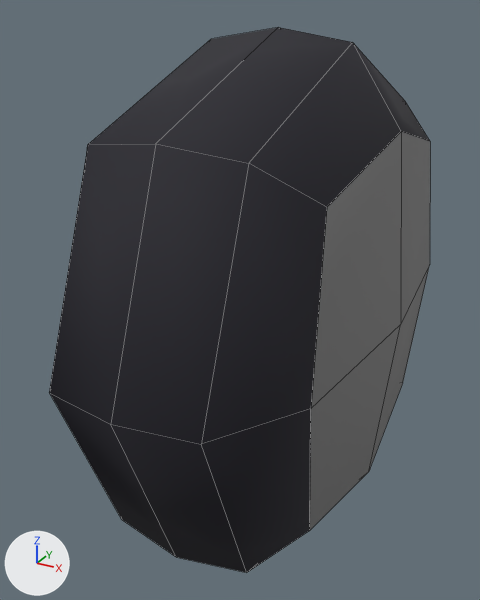
One commit to the OBJ model public/models/Wheels/Wheel.obj: the scene before it, then after it.
Both versions are drawn from a 50 mm lens placed at (2.078, -2.555, -0.339), pointed at (1.478, -1.464, -0.884). Every picture has the same lights, and +X, +Y and +Z are marked at lower left. Mesh edges are drawn as thin lines. Where no turn or scale is listed for an object, it has been applied to the vertices. Vertices at the same position are counted once.

Before the edit, the objects in view are built like this:
```python
mat_material_009 = principled_material('Material.009')
mat_material_009.texture = img_wheels_png
mat_material_009.roughness = 0.831
me_plane_004_plane_003 = bpy.data.meshes.new('Plane.004_Plane.003')
me_plane_004_plane_003.from_pydata(...)  # 44 vertices, 40 faces; spans x 1.27..1.801, y -1.947..-0.912, z -1.387..-0.37
me_plane_004_plane_003.materials.append(mat_material_009)  # picture img_wheels_png
# before: 8 (1.4, -1.069, -1.233), 9 (1.4, -1.79, -0.524) at pixel (87, 144), 10 (1.4, -1.069, -0.524), 11 (1.4, -1.79, -1.233) at pixel (121, 519), 13 (1.399, -1.43, -0.391) at pixel (211, 38)
# before: 14 (1.399, -1.43, -1.366), 21 (1.536, -1.053, -0.508), 22 (1.536, -1.053, -1.249), 23 (1.536, -1.806, -1.249) at pixel (176, 557), 24 (1.536, -1.806, -0.508) at pixel (155, 143)
# before: 30 (1.671, -1.79, -1.233) at pixel (246, 572), 32 (1.671, -1.79, -0.524) at pixel (248, 163), 33 (1.536, -1.43, -0.37) at pixel (278, 27), 34 (1.536, -1.43, -1.387), 35 (1.536, -1.947, -0.878) at pixel (110, 424)
# before: 39 (1.672, -1.926, -0.878) at pixel (201, 444), 42 (1.399, -1.43, -0.391) at pixel (211, 38), 43 (1.399, -1.43, -1.366)
ob_plane_004_plane_003 = bpy.data.objects.new('Plane.004_Plane.003', me_plane_004_plane_003)
ob_plane_004_plane_003.location = (0.0, 0.0, 0.0)
```
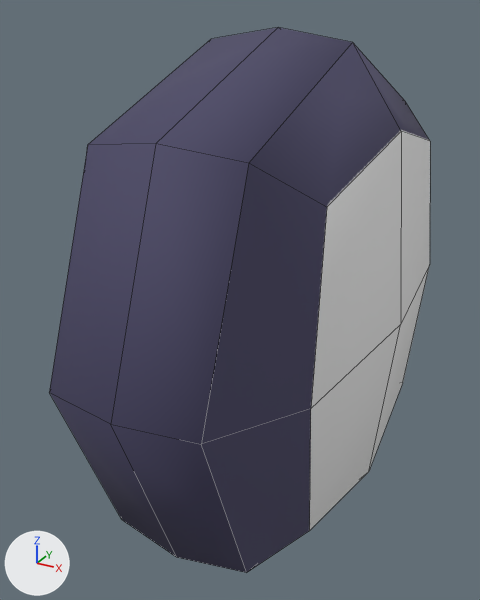
The newer file is also turned or shifted as a whole; pictures and numbers use the older file's frame.

Boxes [x1, y1, x2, y2] around the edits, measured in the pictures (480 x 600 px; the box of a moved part takes in the faces that stretch with it):
```json
{"object": "Plane.004_Plane.003", "change": "surface changed, reshaped", "before": [49, 27, 430, 573], "after": [49, 27, 430, 573], "on screen": "black to blue"}
{"part": 1, "of": "me_plane_004_plane_003", "change": "moved or reshaped", "before": [88, 27, 278, 573], "after": [88, 27, 278, 573]}
{"part": 2, "of": "me_plane_004_plane_003", "change": "surface changed", "before": [49, 27, 430, 572], "after": [49, 27, 430, 572], "on screen": "black to blue"}
```

Scene script edits in JSON lines:
```json
{"op": "add", "block": "img_wheel_png", "code": ["img_wheel_png = load_image('Wheel.png', 'Wheel.png', 1024, 1024, 'sRGB')"]}
{"op": "set", "path": "mat_material_009.texture", "old": "img_wheels_png", "new": "img_wheel_png"}
{"block": "me_plane_004_plane_003", "where": "# used by ob_plane_004_plane_003; location = (0.0, 0.0, 0.0)"}
{"block": "me_plane_004_plane_003", "where": "# verts and faces of me_plane_004_plane_003; kept vertices keep their numbers, new ones are numbered from 44"}
{"op": "remove", "block": "me_plane_004_plane_003", "code": "me_plane_004_plane_003.from_pydata(...)  # 44 vertices, 40 faces; spans x 1.27..1.801, y -1.947..-0.912, z -1.387..-0.37"}
{"op": "add", "block": "me_plane_004_plane_003", "code": "me_plane_004_plane_003.from_pydata(...)  # 43 vertices, 40 faces; spans x 1.27..1.801, y -1.947..-0.912, z -1.387..-0.37"}
{"block": "me_plane_004_plane_003", "change": "me_plane_004_plane_003 part 1"}
{"op": "add", "block": "me_plane_004_plane_003", "code": "delete_vertices([42, 43])  # with the faces that use them"}
{"op": "add", "block": "me_plane_004_plane_003", "code": "delete_faces([(24, 35, 39, 32), (23, 30, 39, 35)])"}
{"op": "add", "block": "me_plane_004_plane_003", "code": "verts[44] = (1.672, -1.926, -0.878)  # pixel (201, 444)"}
{"op": "add", "block": "me_plane_004_plane_003", "code": "faces += [(8, 22, 34, 14), (11, 14, 34, 23), (9, 24, 33, 13), (10, 13, 33, 21), (24, 35, 44, 32), (23, 30, 44, 35)]"}
{"block": "me_plane_004_plane_003", "change": "me_plane_004_plane_003 part 2: 34 kept faces spanning x 1.27..1.801, y -1.947..-0.912, z -1.387..-0.37 get new texture (UV) coordinates"}
```
